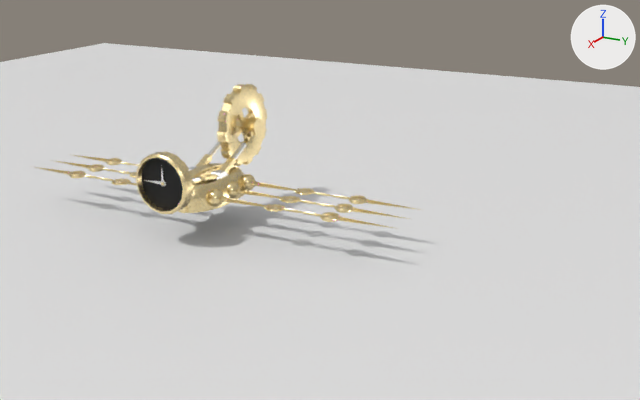
The Blender file _3dObjects/Clockwork Creatures.blend as it was, and as the next commit left it.
Camera for both pictures: a 50 mm lens placed at (24.4, 17.0, 9.5), pointed at (-0.8, 3.9, 0.4). Lighting does not change. The marker at upper right points along +X, +Y and +Z.

The older version as bpy lines, for what is in view:
```python
ob_body = bpy.data.objects.new('Body', me_plane)
ob_body.location = (0.0, 0.0, 0.0)
ob_clock_head = bpy.data.objects.new('Clock Head', me_cylinder_002)
ob_clock_head.location = (2.53, 0.0, 1.3)
ob_clock_head.rotation_euler = (0.0, 1.571, 0.0)  # degrees (0, 90, 0)
ob_cube_010 = bpy.data.objects.new('Cube.010', me_cube_007)
ob_cube_010.location = (2.15, -0.36, 1.3)
ob_cube_012 = bpy.data.objects.new('Cube.012', me_cube_015)
ob_cube_012.location = (-0.27, 0.0, 0.29)
ob_cube_012.rotation_euler = (0.0, -0.341, 0.0)  # degrees (0, -20, 0)
ob_cube_013 = bpy.data.objects.new('Cube.013', me_cube_016)
ob_cube_013.location = (2.15, -0.36, 1.3)
ob_cube_013.rotation_euler = (0.0, 0.633, 0.0)  # degrees (0, 36, 0)
ob_cube_014 = bpy.data.objects.new('Cube.014', me_cube_017)
ob_cube_014.location = (0.0, 0.0, 0.0)
ob_cube_014.rotation_euler = (0.0, -0.341, 0.0)  # degrees (0, -20, 0)
ob_cube_015 = bpy.data.objects.new('Cube.015', me_cube_021)
ob_cube_015.location = (0.23, 0.49, 0.96)
ob_cube_015.scale = (0.144, -0.144, 0.144)
ob_gear_v002_back = bpy.data.objects.new('Gear_v002 Back', me_gear_005)
ob_gear_v002_back.location = (-2.14, 0.0, 2.23)
ob_gear_v002_back.rotation_euler = (1.571, -0.155, 0.0)  # degrees (90, -8.9, 0)
ob_gear_v002_back.scale = (1.7, 1.7, 1.29)
ob_ground_plane = bpy.data.objects.new('Ground Plane', me_plane_010)
ob_ground_plane.location = (0.0, 0.0, -0.92)
ob_ground_plane.scale = (34.4, 34.4, 34.4)
```
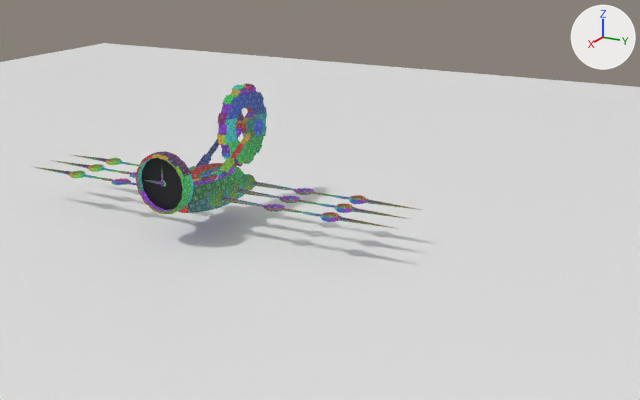
Pixel boxes (x1, y1, x2, y2) of what changed, in the pictures (640 x 400 px):
'Body', surface changed (beige to green)
    both: (35, 155, 421, 228)
'Gear_v002 Back', surface changed, reshaped, turned
    before: (217, 84, 267, 166)
    after: (195, 84, 267, 173)
'Clock Head', surface changed
    both: (136, 151, 194, 214)
'Cube.014', deleted
    before: (196, 142, 247, 173)
'Cube.012', deleted
    before: (245, 117, 263, 137)
'Cube.015', surface changed
    both: (211, 170, 228, 180)
'Cube.013', surface changed
    both: (189, 170, 218, 181)
'Clock_Hand_v002.002', surface changed
    both: (144, 180, 166, 187)
'Clock_Hand_v002.003', surface changed
    both: (160, 169, 165, 186)
'Cube.010', surface changed
    both: (192, 177, 201, 181)
'Cube.011', surface changed
    both: (188, 166, 196, 170)
part 1 of me_gear_005, added
    after: (245, 117, 263, 138)
part 2 of me_gear_005, added
    after: (195, 139, 220, 167)
part 3 of me_gear_005, added
    after: (219, 134, 251, 173)
part 4 of me_gear_005, surface changed
    both: (217, 84, 267, 166)

The change, as a diff of the scene's bpy script:
```diff
--- a/_3dObjects/Clockwork Creatures.blend.py
+++ b/_3dObjects/Clockwork Creatures.blend.py
@@ img_uv_grid @@
+img_uv_grid = load_image('UV_Grid', '../_textures/UV_Grid.png', 4096, 4096, 'sRGB')
@@ mat_material @@
 mat_material = bpy.data.materials.new('Material')
-# nodes: Bevel x2, BsdfPrincipled, MapRange, Mapping, Math, Mix x4, NormalMap, OutputMaterial, RGBToBW, TexCoord, TexImage x4, ValToRGB
-# colours: white #ffffff, pink #e800ff, pink #f800ff, black #000000
-# uses the picture img_albedo_2k__scoacdjp_jpg
-# uses the picture img_normal_2k__scoacdjp_jpg
-# uses the picture img_roughness_2k__scoacdjp_jpg
-# uses the picture img_roughness_2k__slnoebac_jpg
+# nodes: OutputMaterial, TexImage
+# uses the picture img_uv_grid
@@ mat_materialsilver @@
 mat_materialsilver = bpy.data.materials.new('MaterialSilver')
-# nodes: Bevel x2, BsdfPrincipled, HueSaturation, Mapping, Mix x3, NormalMap, OutputMaterial, RGBToBW, TexCoord, TexImage x5, ValToRGB x3
-# colours: white #ffffff, black #000000
-# uses the picture img_albedo_2k__scoacdjp_jpg
-# uses the picture img_metalness_2k__scoacdjp_jpg
-# uses the picture img_normal_2k__scoacdjp_jpg
-# uses the picture img_roughness_2k__scoacdjp_jpg
-# uses the picture img_roughness_2k__slnoebac_jpg
+# nodes: OutputMaterial, TexImage
+# uses the picture img_uv_grid
@@ me_gear_005 @@
 # used by ob_gear_v002_back; location = (-2.14, 0.0, 2.23); rotation_euler = (1.571, -0.155, 0.0), in degrees (90, -8.9, 0); scale = (1.7, 1.7, 1.29)
-me_gear_005.from_pydata(...)  # 304 vertices, 292 faces; spans x -0.86..0.86, y -0.86..0.86, z -0.25..0.25
+me_gear_005.from_pydata(...)  # 448 vertices, 418 faces; spans x -0.86..1.26, y -0.88..0.86, z -0.5..0.5
+# me_gear_005 part 1: a new loose piece of 48 vertices spanning x -0.19..0.27, y -0.21..0.19, z -0.5..-0.14, in mat_material
+# me_gear_005 part 2: a new loose piece of 24 vertices spanning x 0.21..1.26, y -0.88..-0.13, z 0.28..0.47
+# me_gear_005 part 3: a new loose piece of 24 vertices spanning x 0.21..1.26, y -0.88..-0.13, z -0.47..-0.28
+# me_gear_005 part 4: 289 kept faces spanning x -0.86..0.86, y -0.86..0.86, z -0.25..0.25 get new texture (UV) coordinates
 me_gear_005.materials.append(mat_material)
+me_gear_005.materials.append(mat_materialsilver)
@@ ob_gear_v002_back @@
 ob_gear_v002_back.location = (-2.14, 0.0, 2.23)
-ob_gear_v002_back.rotation_euler = (1.571, -0.155, 0.0)  # degrees (90, -8.9, 0)
+ob_gear_v002_back.rotation_euler = (1.571, -0.0979, 0.0)  # degrees (90, -5.6, 0)
 ob_gear_v002_back.scale = (1.7, 1.7, 1.29)
@@ ob_cube_012 @@
-ob_cube_012 = bpy.data.objects.new('Cube.012', me_cube_015)
-ob_cube_012.location = (-0.27, 0.0, 0.29)
-ob_cube_012.rotation_euler = (0.0, -0.341, 0.0)  # degrees (0, -20, 0)
@@ ob_cube_014 @@
-ob_cube_014 = bpy.data.objects.new('Cube.014', me_cube_017)
-ob_cube_014.location = (0.0, 0.0, 0.0)
-ob_cube_014.rotation_euler = (0.0, -0.341, 0.0)  # degrees (0, -20, 0)
```
